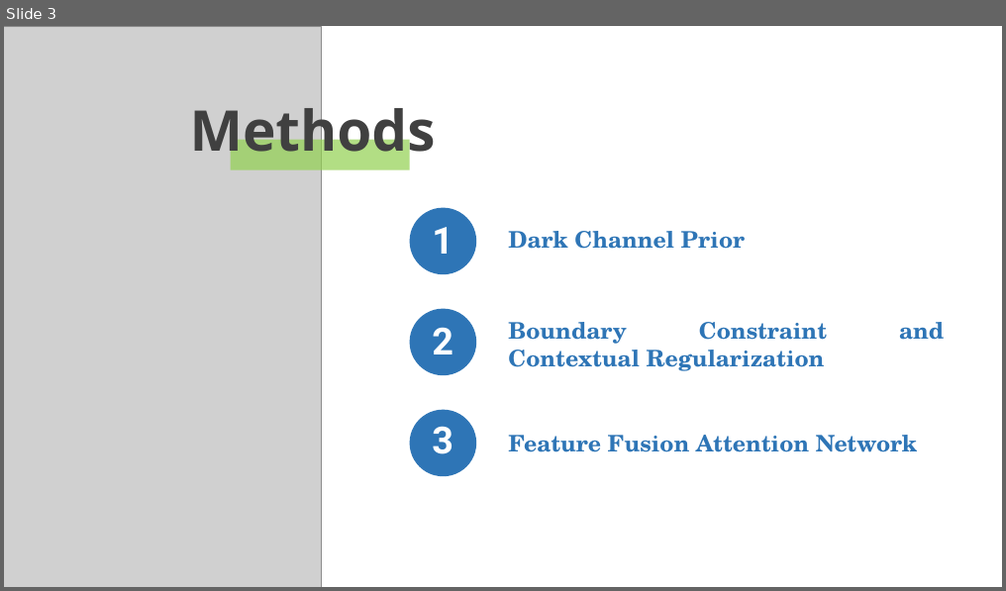
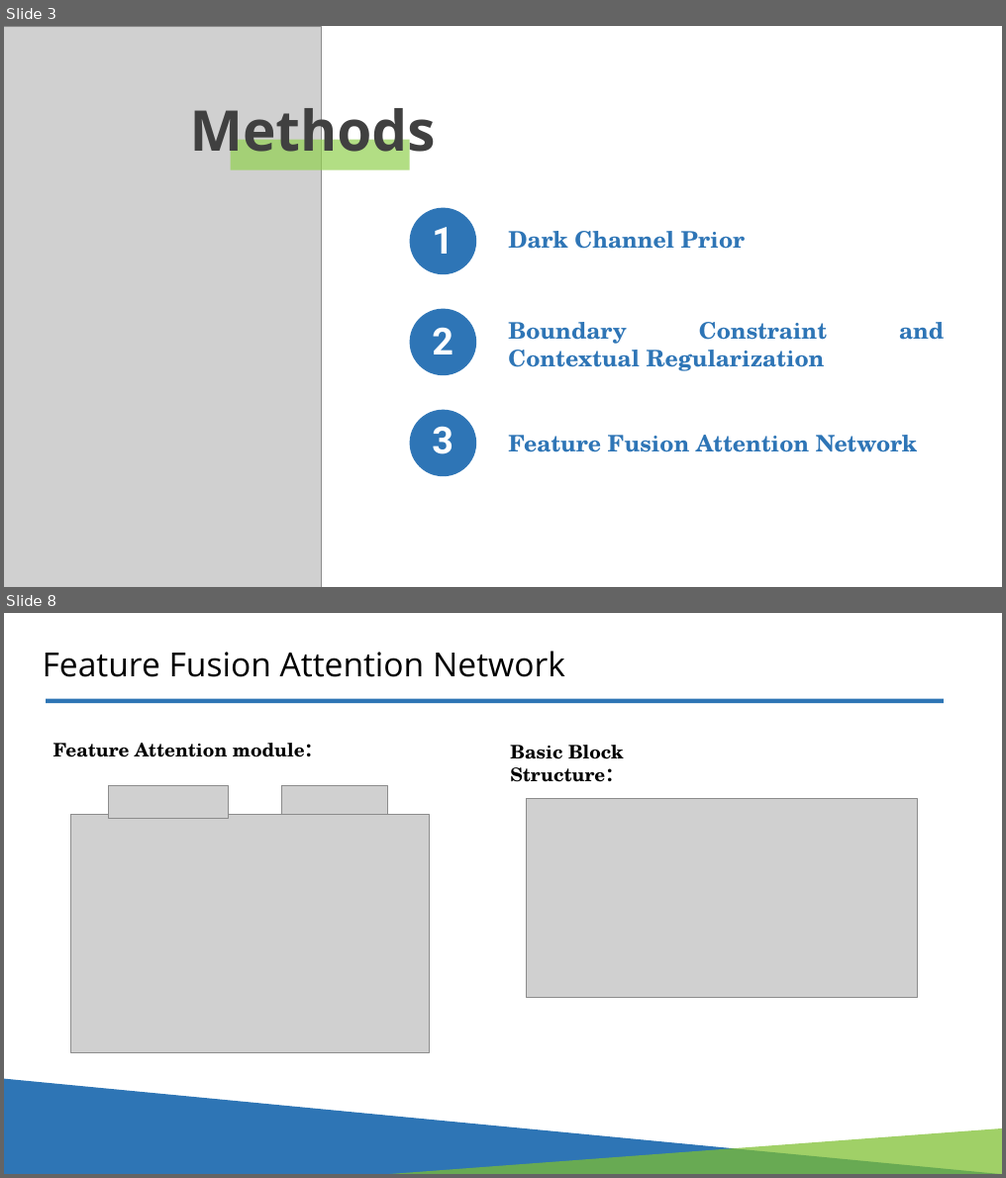
Before and after one commit to LiaochengStar/Defogging_Project_DIP, a slide deck: papers/group14_image_defogging.pptx. Shown one above the other, each under a label of ours: slide 3 before the commit, slides 3 and 8 after it; the slides between them are not shown. The pictures are 1006x591 and 1006x1178 pixels, drawn with LibreOffice and Linux fonts; fonts in the diff are those of the drawing; grey boxes stand for pictures. Boxes give left, top, right and bottom in pixels: in the first picture for what was removed or moved away, otherwise in the second. Text is boxed around its words. In the diff, an @@ line names an element or a change of style, - is before the commit and + after.

```diff
--- a/papers/group14_image_defogging.pptx
+++ b/papers/group14_image_defogging.pptx
@@ slide 8 added at [4,613,1002,1174], background #FFFFFF @@
@@ text added at [43,651,565,677], 32 pt, text #000000 @@
+Feature Fusion Attention Network
@@ rectangle added at [46,699,944,703], fill #2E75B5 @@
@@ text added at [54,743,324,758], 18 pt, text #000000, bold @@
+Feature Attention module：
@@ text added at [510,745,624,782], 18 pt, text #000000, bold @@
+Basic Block Structure：
@@ picture added at [108,785,228,817] @@
@@ picture added at [281,785,387,820] @@
@@ picture added at [71,814,430,1053] @@
@@ picture added at [527,798,918,998] @@
@@ freeform shape added at [4,1079,1002,1174], fill #2E75B5 @@
@@ freeform shape added at [386,1129,1002,1174], fill #7EBF2F at 73% opacity @@
```
Also in this commit, not shown: 1 slide changed, 3 other slides added.
